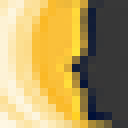
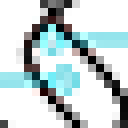
Layer changes from the first 128 x 128 image to the second:
renamed "Layer 2" to "Layer 3", painted on it over [0, 0, 128, 128]
removed layer "Layer 1" over [0, 0, 128, 128]
removed layer "Shape 5" over [64, 0, 128, 64]
removed layer "Shape 4" over [0, 64, 64, 128]
removed layer "Shape 3" over [64, 64, 128, 128]
removed layer "Shape 1" over [0, 0, 128, 64]
